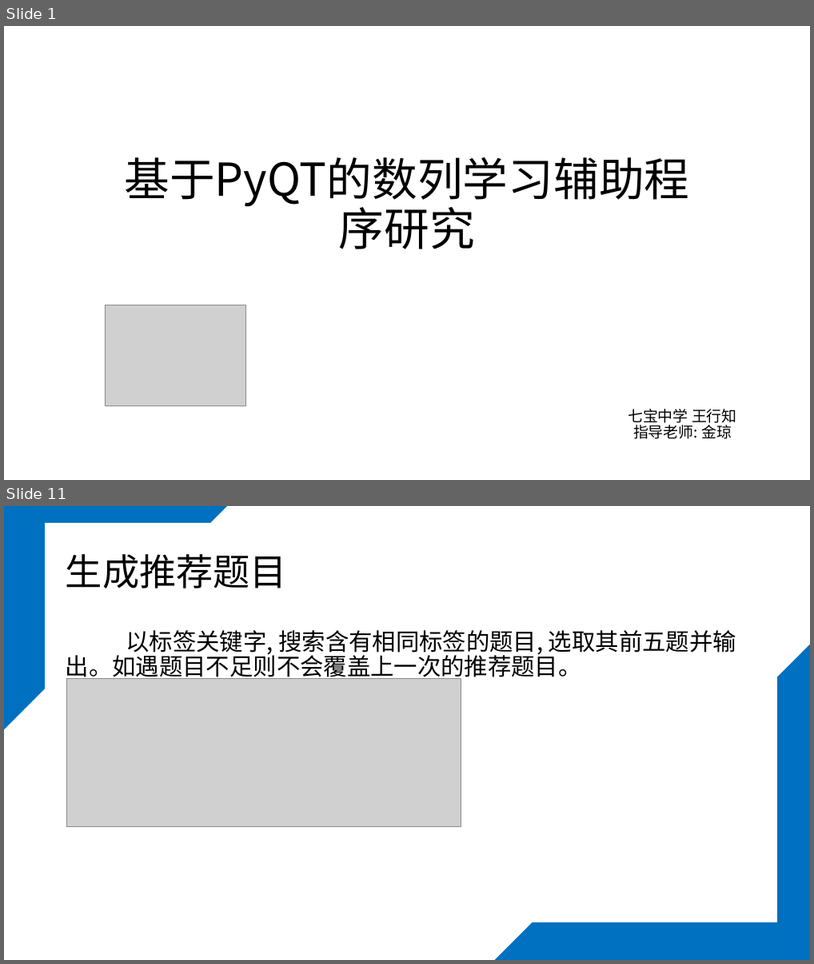
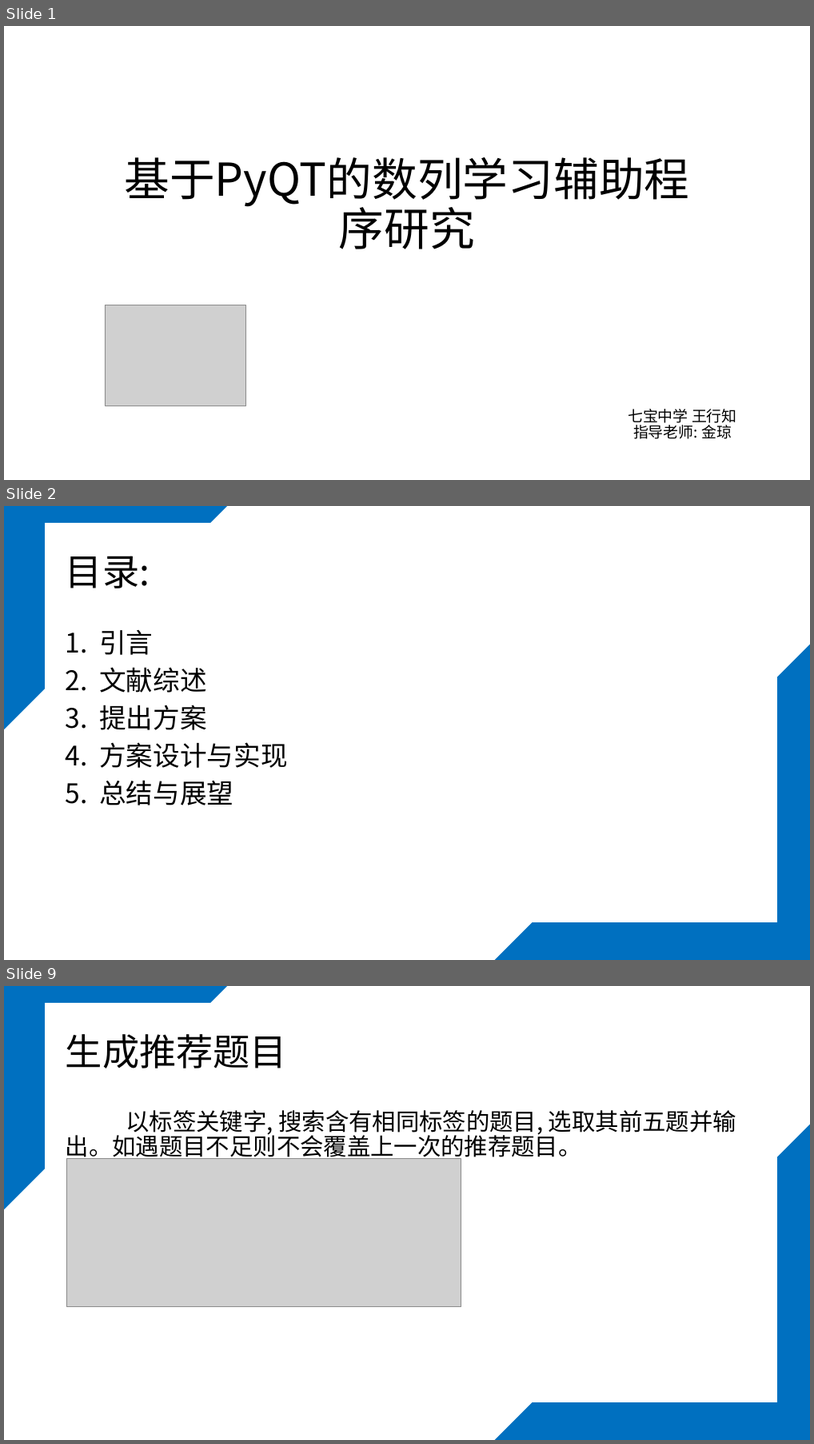
Before and after one commit to zhizhizhiwang/study_project-2024, a slide deck: 课题.pptx. Shown one above the other, each under a label of ours: slides 1 and 11 before the commit, slides 1, 2 and 9 after it; the slides between them are not shown. The pictures are 814x964 and 814x1444 pixels, drawn with LibreOffice and Linux fonts; fonts in the diff are those of the drawing; grey boxes stand for pictures. Boxes give left, top, right and bottom in pixels: in the first picture for what was removed or moved away, otherwise in the second. Text is boxed around its words. In the diff, an @@ line names an element or a change of style, - is before the commit and + after.

```diff
--- a/课题.pptx
+++ b/课题.pptx
@@ slide 2 added at [4,506,810,960], background #FFFFFF; not listed: 3 template elements that a slide beside it also shows @@
@@ title added at [66,556,150,588], 44 pt, text #000000 @@
+目录:
@@ text added at [99,630,287,805], 32 pt, text #000000 @@
+1. 引言
+2. 文献综述
+3. 提出方案
+4. 方案设计与实现
+5. 总结与展望
@@ what was slide 11 is now slide 9 @@
```
Also in this commit, not shown: 9 slides changed, 3 slides removed.
